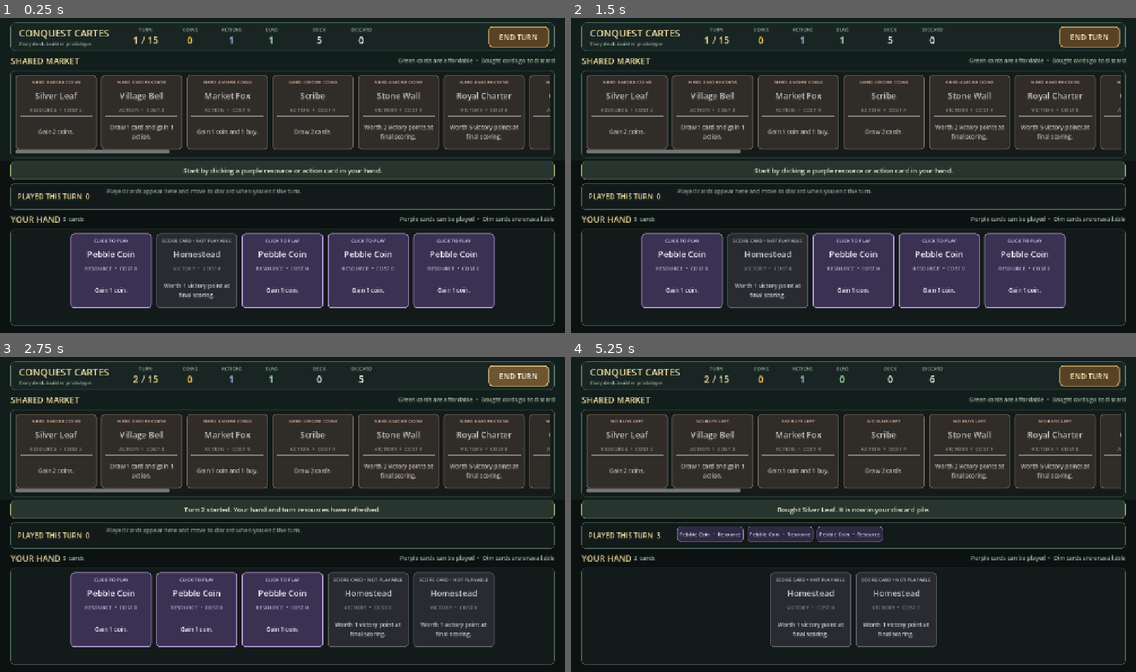
Above: before the commit, frames 1-4 (two rows, left to right).
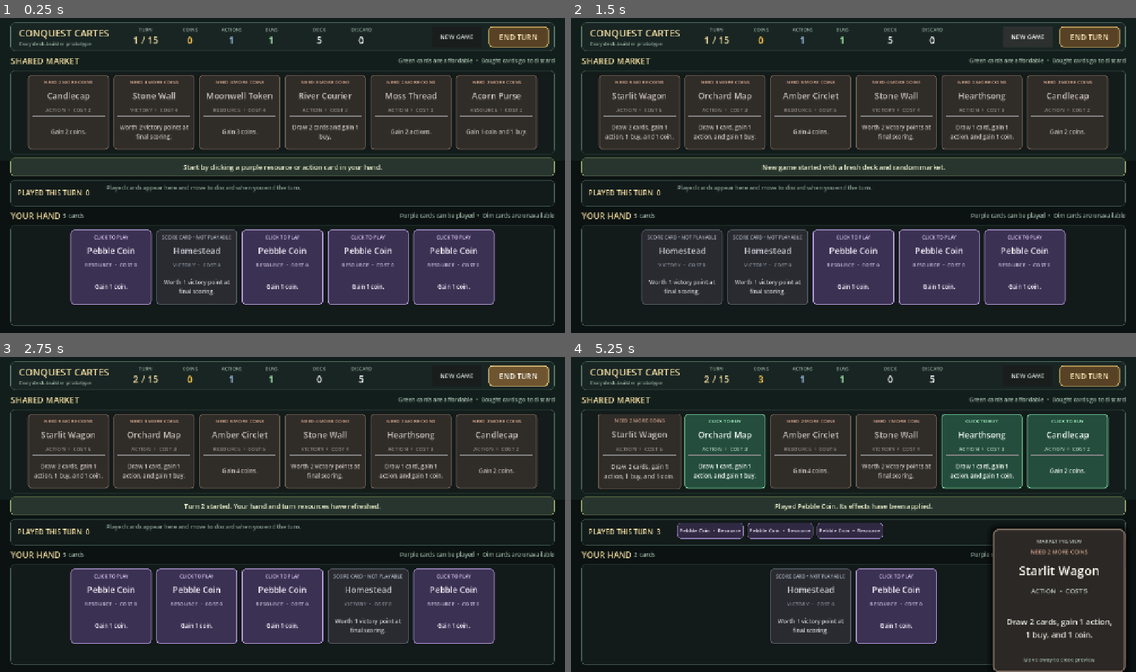
Above: after the commit, the same moments.

Repository: mutms7/ConquestCartes
Game: Godot game, scene res://scenes/Main.tscn
Same seed, same stepped clock (60 frames per second), same inputs: the game is played once before the commit and once after it.
Inputs (mouse positions are in pixels of both pictures, inside the frame that each line leads up to):
- Up to frame 1 (0.25 s): no input
- Up to frame 2 (1.5 s): click (1028, 36) at 0.5 s, where only the run after the commit has a clickable "NEW GAME"; click (1028, 36) at 1.25 s, where only the run after the commit has a clickable "NEW GAME"
- Up to frame 3 (2.75 s): click "END TURN" at 2 s
- Up to frame 4 (5.25 s): click (684, 609) at 2.77 s; click (723, 609) at 3.52 s; click (768, 609) at 4.27 s; click (627, 451) at 5.02 s

The runs differ from the first frame. In frame 1, 17% of the frame differs, in the area x 1-99%, y 5-93%; in frame 2, 19%; in frame 3, 19%; in frame 4, 35%, in the area x 1-99%, y 5-100%.

Commit message:
Add random market setup

Diff:
--- a/scenes/Main.tscn
+++ b/scenes/Main.tscn
@@ -285,6 +285,15 @@
 layout_mode = 2
 size_flags_horizontal = 3
 
+[node name="NewGameButton" type="Button" parent="Margin/Layout/HudPanel/HudMargin/Hud"]
+custom_minimum_size = Vector2(112, 44)
+layout_mode = 2
+mouse_default_cursor_shape = 2
+theme_override_colors/font_color = Color(0.85098, 0.894118, 0.858824, 1)
+theme_override_colors/font_hover_color = Color(1, 1, 1, 1)
+theme_override_font_sizes/font_size = 14
+text = "NEW GAME"
+
 [node name="EndTurnButton" type="Button" parent="Margin/Layout/HudPanel/HudMargin/Hud"]
 custom_minimum_size = Vector2(136, 44)
 layout_mode = 2
--- a/scripts/core/game_state.gd
+++ b/scripts/core/game_state.gd
@@ -6,30 +6,7 @@
 	"homestead": 3,
 }
 
-const MARKET_CARD_IDS := [
-	"silver_leaf",
-	"village_bell",
-	"market_fox",
-	"scribe",
-	"stone_wall",
-	"royal_charter",
-	"candlecap",
-	"trail_biscuit",
-	"moss_thread",
-	"acorn_purse",
-	"hearthsong",
-	"orchard_map",
-	"river_courier",
-	"moonwell_token",
-	"tinker_wren",
-	"lantern_parade",
-	"quiet_archive",
-	"briar_gate",
-	"starlit_wagon",
-	"amber_circlet",
-	"firefly_supper",
-	"wishing_stone",
-]
+const MARKET_SIZE := 6
 
 var player := PlayerState.new()
 var card_catalog: Dictionary = {}
@@ -61,8 +38,8 @@
 
 
 func setup_starting_game() -> bool:
+	var previous_market_ids := get_market_card_ids()
 	player.clear_all()
-	market.clear()
 	print("[Game] Game start")
 
 	for card_id in STARTING_CARD_COUNTS:
@@ -75,12 +52,58 @@
 	player.draw_pile.shuffle()
 	print("[Game] Shuffle starting deck (%d cards)" % player.draw_pile.size())
 
-	for card_id in MARKET_CARD_IDS:
-		if not card_catalog.has(card_id):
-			push_error("Missing market card definition: %s" % card_id)
+	if not _setup_random_market(previous_market_ids):
+		return false
+
+	return true
+
+
+func get_market_card_ids() -> Array[String]:
+	var card_ids: Array[String] = []
+	for card in market:
+		card_ids.append(card.id)
+	return card_ids
+
+
+func get_market_candidates() -> Array[CardDefinition]:
+	var candidates: Array[CardDefinition] = []
+	for card_id in card_catalog:
+		if STARTING_CARD_COUNTS.has(card_id):
+			continue
+		candidates.append(card_catalog[card_id])
+	return candidates
+
+
+func _setup_random_market(previous_market_ids: Array[String]) -> bool:
+	var candidates := get_market_candidates()
+	if candidates.size() < MARKET_SIZE:
+		push_error(
+			"Not enough non-starter cards for a market of %d cards." % MARKET_SIZE
+		)
+		return false
+
+	candidates.shuffle()
+	var selected: Array[CardDefinition] = []
+	for index in range(MARKET_SIZE):
+		selected.append(candidates[index])
+
+	if _has_same_card_ids(selected, previous_market_ids):
+		for candidate in candidates:
+			if not previous_market_ids.has(candidate.id):
+				selected[MARKET_SIZE - 1] = candidate
+				break
+
+	market.assign(selected)
+	print("[Game] Market setup: %s" % ", ".join(get_market_card_ids()))
+	return true
+
+
+func _has_same_card_ids(cards: Array[CardDefinition], card_ids: Array[String]) -> bool:
+	if cards.size() != card_ids.size():
+		return false
+	for card in cards:
+		if not card_ids.has(card.id):
 			return false
-		market.append(card_catalog[card_id])
-
 	return true
 
 
--- a/scripts/ui/main_ui.gd
+++ b/scripts/ui/main_ui.gd
@@ -21,6 +21,7 @@
 @onready var coin_label: Label = $Margin/Layout/HudPanel/HudMargin/Hud/CoinStat/Value
 @onready var action_label: Label = $Margin/Layout/HudPanel/HudMargin/Hud/ActionStat/Value
 @onready var buy_label: Label = $Margin/Layout/HudPanel/HudMargin/Hud/BuyStat/Value
+@onready var new_game_button: Button = $Margin/Layout/HudPanel/HudMargin/Hud/NewGameButton
 @onready var end_turn_button: Button = $Margin/Layout/HudPanel/HudMargin/Hud/EndTurnButton
 @onready var market_container: HBoxContainer = (
 	$Margin/Layout/MarketPanel/MarketMargin/MarketScroll/MarketContainer
@@ -45,20 +46,30 @@
 
 
 func _ready() -> void:
+	new_game_button.pressed.connect(_on_new_game_pressed)
 	end_turn_button.pressed.connect(_on_end_turn_pressed)
 	turn_manager.configure(game_state)
 
 	if not game_state.load_cards(CARD_DATA_PATH):
 		status_label.text = "Could not load card data. Check the Godot output."
+		new_game_button.disabled = true
 		end_turn_button.disabled = true
 		return
+
+	_start_new_game(false)
+
+
+func _start_new_game(is_restart: bool) -> void:
 	if not game_state.setup_starting_game():
-		status_label.text = "Could not prepare the starting deck. Check the Godot output."
+		status_label.text = "Could not prepare a new game. Check the Godot output."
 		end_turn_button.disabled = true
 		return
 
 	turn_manager.start_first_turn()
-	status_label.text = "Start by clicking a purple resource or action card in your hand."
+	if is_restart:
+		status_label.text = "New game started with a fresh deck and random market."
+	else:
+		status_label.text = "Start by clicking a purple resource or action card in your hand."
 	_refresh_ui()
 
 
@@ -452,3 +463,7 @@
 			turn_manager.turn_number
 		)
 	_refresh_ui()
+
+
+func _on_new_game_pressed() -> void:
+	_start_new_game(true)
--- a/tests/smoke_test.gd
+++ b/tests/smoke_test.gd
@@ -29,6 +29,7 @@
 	_test_draw_across_shuffle_boundary()
 	_test_scoring_includes_every_owned_zone()
 	_test_expanded_card_set()
+	_test_random_market_setup()
 
 	if failure_count > 0:
 		push_error("[Test] Rules smoke test failed with %d issue(s)." % failure_count)
@@ -61,8 +62,8 @@
 		_check(game_state.play_card(resource_card), "Resource card should be playable.")
 		_check(game_state.player.coins > 0, "Playing a resource should add coins.")
 
-	game_state.player.coins = 6
-	var purchased_card: CardDefinition = game_state.card_catalog["royal_charter"]
+	var purchased_card: CardDefinition = game_state.market[0]
+	game_state.player.coins = purchased_card.cost
 	_check(game_state.buy_card(purchased_card), "Affordable market card should be bought.")
 	_check(game_state.player.discard_pile.has(purchased_card), "Bought card should enter discard.")
 	_check(_owned_card_count(game_state) == 11, "Buying should add exactly one owned card.")
@@ -79,7 +80,10 @@
 
 	_check(purchased_card_cycled, "Bought card should later cycle out of discard.")
 	_check(turn_manager.turn_number == 15, "Game should end on turn 15.")
-	_check(turn_manager.final_score == 8, "Final score should include bought victory cards.")
+	_check(
+		turn_manager.final_score == 3 + purchased_card.victory_points,
+		"Final score should include the purchased card."
+	)
 	_check(game_state.player.hand.is_empty(), "Final cleanup should empty the hand.")
 	_check(game_state.player.play_area.is_empty(), "Final cleanup should empty the play area.")
 	_check(game_state.player.coins == 0, "Final cleanup should reset coins.")
@@ -136,7 +140,10 @@
 			continue
 
 		var card: CardDefinition = game_state.card_catalog[card_id]
-		_check(game_state.market.has(card), "%s should appear in the market." % card.card_name)
+		_check(
+			game_state.get_market_candidates().has(card),
+			"%s should be eligible for random markets." % card.card_name
+		)
 		_check(card.cost >= 2 and card.cost <= 7, "%s should use a supported cost tier." % card.card_name)
 		_test_card_purchase(game_state, card)
 
@@ -148,6 +155,7 @@
 
 func _test_card_purchase(game_state: GameState, card: CardDefinition) -> void:
 	game_state.player.clear_all()
+	game_state.market.assign([card])
 	game_state.player.coins = card.cost
 	_check(game_state.buy_card(card), "%s should be purchasable." % card.card_name)
 	_check(
@@ -197,6 +205,46 @@
 		game_state.calculate_score() == card.victory_points,
 		"%s should contribute its configured victory points." % card.card_name
 	)
+
+
+func _test_random_market_setup() -> void:
+	seed(11)
+	var game_state := _create_game_state()
+	if game_state == null:
+		return
+
+	var first_market := game_state.get_market_card_ids()
+	_check(first_market.size() == GameState.MARKET_SIZE, "Market should contain six cards.")
+	_check(
+		game_state.get_market_candidates().size() == game_state.card_catalog.size() - 2,
+		"Every non-starter card should be market-eligible."
+	)
+	for starter_id in GameState.STARTING_CARD_COUNTS:
+		_check(not first_market.has(starter_id), "Starter cards should not enter the market.")
+
+	game_state.player.discard_pile.append(game_state.card_catalog["silver_leaf"])
+	game_state.player.coins = 9
+	_check(game_state.setup_starting_game(), "New game setup should succeed.")
+	var second_market := game_state.get_market_card_ids()
+
+	_check(
+		not _same_card_ids(first_market, second_market),
+		"An immediate new game should choose a different market."
+	)
+	_check(_owned_card_count(game_state) == 10, "New game should restore the ten-card deck.")
+	_check(game_state.player.discard_pile.is_empty(), "New game should clear discard.")
+	_check(game_state.player.hand.is_empty(), "New game setup should clear hand before drawing.")
+	_check(game_state.player.play_area.is_empty(), "New game should clear played cards.")
+	_check(game_state.player.coins == 0, "New game should reset coins.")
+
+
+func _same_card_ids(first: Array[String], second: Array[String]) -> bool:
+	if first.size() != second.size():
+		return false
+	for card_id in first:
+		if not second.has(card_id):
+			return false
+	return true
 
 
 func _create_game_state() -> GameState:
--- a/tests/ui_smoke_test.gd
+++ b/tests/ui_smoke_test.gd
@@ -13,8 +13,8 @@
 
 	_check(_hand_container().get_child_count() == 5, "Initial hand should render five cards.")
 	_check(
-		_market_container().get_child_count() == main_ui.game_state.market.size(),
-		"Market should render every configured card."
+		_market_container().get_child_count() == GameState.MARKET_SIZE,
+		"Market should render six randomly selected cards."
 	)
 	_check(_play_area_container().get_child_count() == 1, "Empty play area should show its hint.")
 
@@ -42,10 +42,11 @@
 		_check(_hand_container().get_child_count() == 4, "Played card should leave the hand UI.")
 		_check(_play_area_container().get_child_count() == 1, "Played card should render in play area.")
 
-	main_ui.game_state.player.coins = 6
+	main_ui.game_state.player.coins = 99
 	main_ui._refresh_ui()
-	var market_button := _find_card_button(_market_container(), "royal_charter")
-	_check(market_button != null, "Royal Charter should render in the market.")
+	var market_button: Button = _market_container().get_child(0)
+	var market_card_id: String = market_button.get_meta("card_id")
+	var market_card: CardDefinition = main_ui.game_state.card_catalog[market_card_id]
 	if market_button != null:
 		_check(not market_button.disabled, "Affordable market card should be enabled.")
 		_check(
@@ -56,7 +57,7 @@
 		await process_frame
 		_check(_card_preview().visible, "Hovering a market card should show its preview.")
 		_check(
-			_preview_name_label().text == "Royal Charter",
+			_preview_name_label().text == market_card.card_name,
 			"Market preview should show the hovered card name."
 		)
 		market_button.mouse_exited.emit()
@@ -81,6 +82,28 @@
 	_check(
 		main_ui.game_state.player.play_area.is_empty(),
 		"Play area state should be empty after cleanup."
+	)
+
+	var market_before_restart: Array[String] = main_ui.game_state.get_market_card_ids()
+	main_ui.game_state.player.coins = 8
+	main_ui.game_state.player.discard_pile.append(main_ui.game_state.card_catalog["silver_leaf"])
+	_new_game_button().pressed.emit()
+	await process_frame
+	var market_after_restart: Array[String] = main_ui.game_state.get_market_card_ids()
+	_check(
+		not _same_card_ids(market_before_restart, market_after_restart),
+		"New Game button should display a different market."
+	)
+	_check(_hud_value("TurnStat") == "1 / 15", "New Game should reset the turn counter.")
+	_check(_hud_value("CoinStat") == "0", "New Game should reset coins.")
+	_check(main_ui.game_state.player.hand.size() == 5, "New Game should draw a fresh hand.")
+	_check(
+		main_ui.game_state.player.get_all_cards().size() == 10,
+		"New Game should restore the starting deck."
+	)
+	_check(
+		main_ui.game_state.player.discard_pile.is_empty(),
+		"New Game should clear the discard pile."
 	)
 
 	if failure_count > 0:
@@ -112,6 +135,10 @@
 	return main_ui.get_node("Margin/Layout/HudPanel/HudMargin/Hud/EndTurnButton")
 
 
+func _new_game_button() -> Button:
+	return main_ui.get_node("Margin/Layout/HudPanel/HudMargin/Hud/NewGameButton")
+
+
 func _card_preview() -> PanelContainer:
 	return main_ui.get_node("CardPreview")
 
@@ -134,6 +161,15 @@
 	return null
 
 
+func _same_card_ids(first: Array[String], second: Array[String]) -> bool:
+	if first.size() != second.size():
+		return false
+	for card_id in first:
+		if not second.has(card_id):
+			return false
+	return true
+
+
 func _check(condition: bool, message: String) -> void:
 	if condition:
 		return
Not shown, changed: README.md
Not shown, changed: docs/game_design.md
